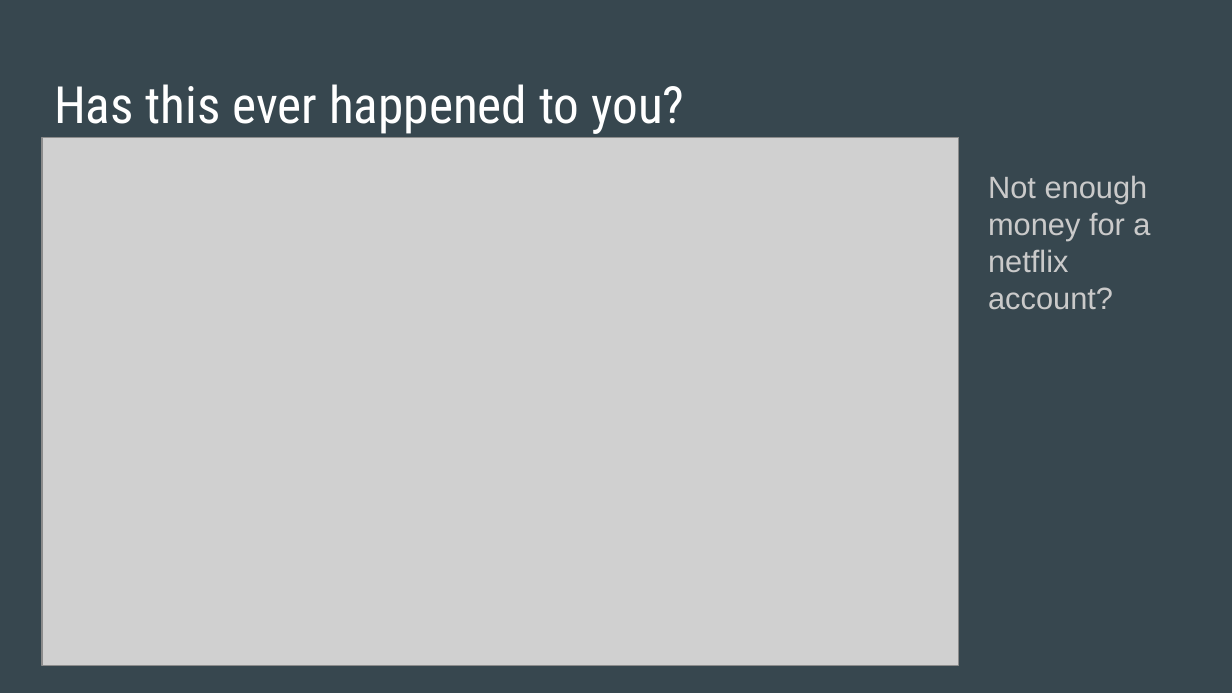
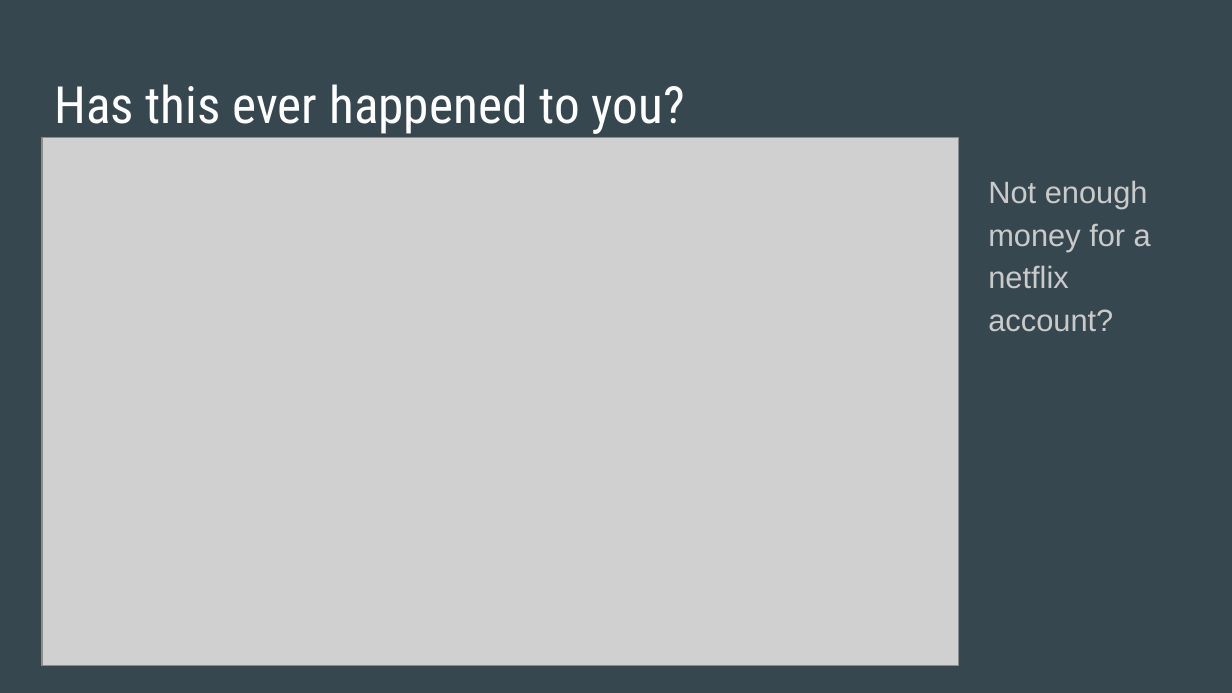
Before and after one commit to MoonWatcher582/alison_is_not_creative, a slide deck: slide 2 of TheMagicCompass.pptx. Drawn at 1232x693 pixels with LibreOffice and Linux fonts; fonts in the diff are those of the drawing; grey boxes stand for pictures. Boxes give left, top, right and bottom in pixels: in the first picture for what was removed or moved away, otherwise in the second. Text is boxed around its words. In the diff, an @@ line names an element or a change of style, - is before the commit and + after.

```diff
--- a/TheMagicCompass.pptx
+++ b/TheMagicCompass.pptx
@@ text "Not enough money for a ..." at box(988, 180, 1151, 331): line spacing 1 to 1.15; more space between paragraphs @@
```
Also in this commit, not shown: 3 other slides changed.
